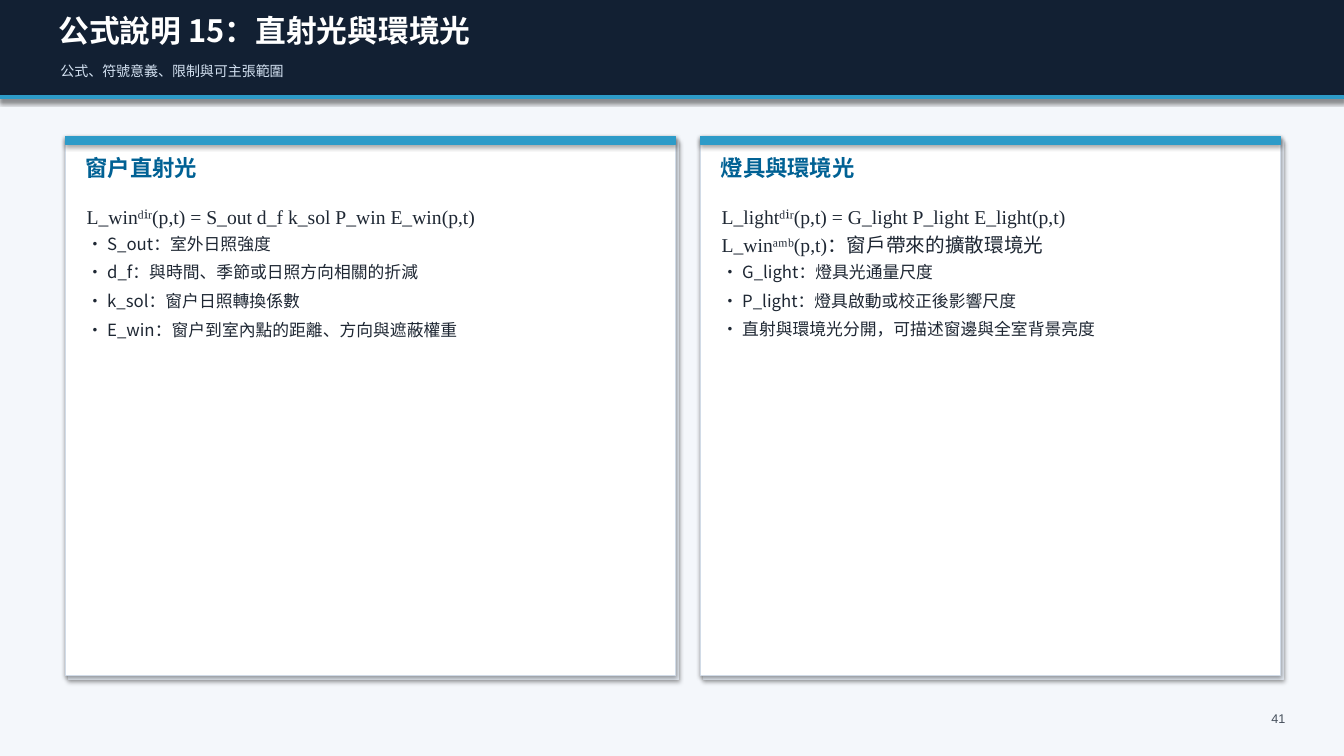
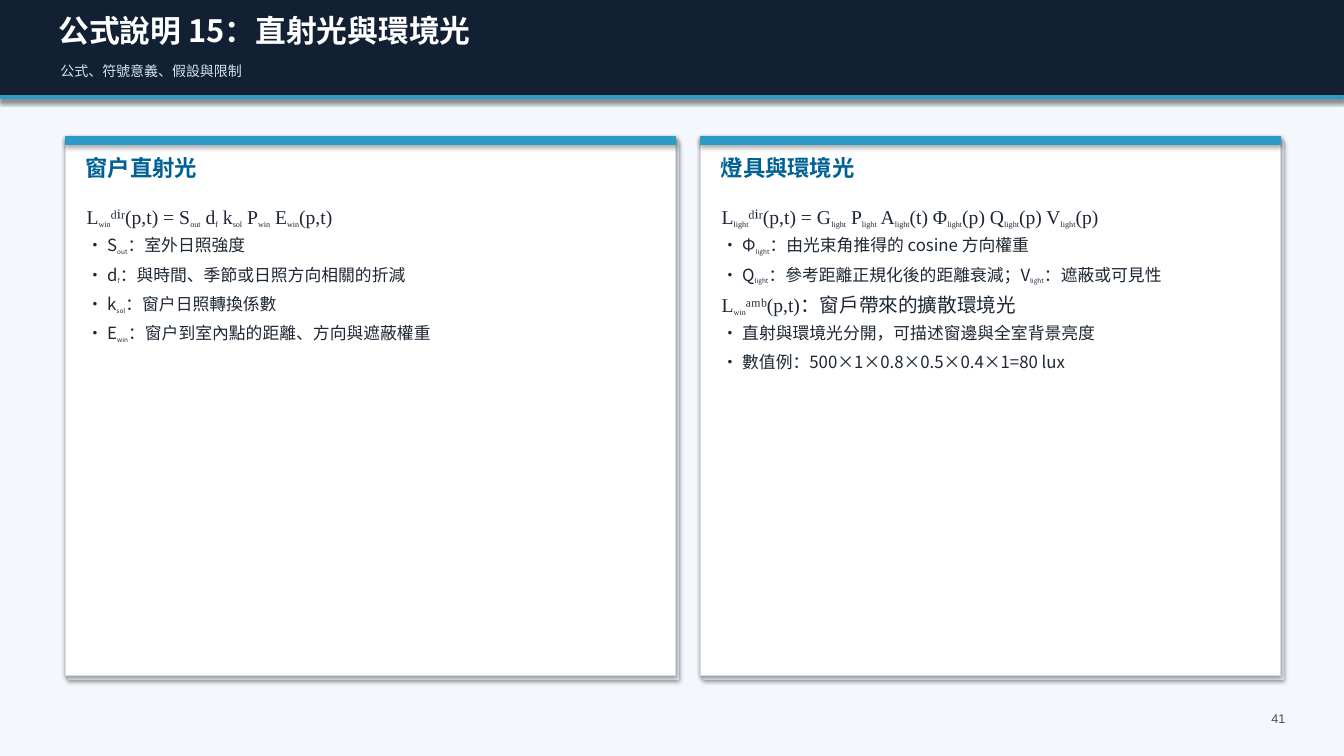
Before and after one commit to Yunitrish006006/A-Spatial-Digital-Twin-Prototype-for-Indoor-Spaces-with-Environmental-Factors, a slide deck: slide 41 of docs/papers/thesis/thesis_presentation_zh_30min.pptx. Drawn at 1344x756 pixels with LibreOffice and Linux fonts; fonts in the diff are those of the drawing. Boxes give left, top, right and bottom in pixels: in the first picture for what was removed or moved away, otherwise in the second. Text is boxed around its words. In the diff, an @@ line names an element or a change of style, - is before the commit and + after.

```diff
--- a/docs/papers/thesis/thesis_presentation_zh_30min.pptx
+++ b/docs/papers/thesis/thesis_presentation_zh_30min.pptx
@@ text at [60,64,241,77]: text changed @@
-公式、符號意義、限制與可主張範圍
+公式、符號意義、假設與限制
@@ text at [120,210,430,341]: text changed @@
-L_winᵈⁱʳ(p,t) = S_out d_f k_sol P_win E_win(p,t)
-• S_out：室外日照強度
-• d_f：與時間、季節或日照方向相關的折減
-• k_sol：窗戶日照轉換係數
-• E_win：窗戶到室內點的距離、方向與遮蔽權重
+Lwinᵈⁱʳ(p,t) = Sout df ksol Pwin Ewin(p,t)
+• Sout：室外日照強度
+• df：與時間、季節或日照方向相關的折減
+• ksol：窗戶日照轉換係數
+• Ewin：窗戶到室內點的距離、方向與遮蔽權重
@@ text at [746,210,1162,317]: text changed @@
-L_lightᵈⁱʳ(p,t) = G_light P_light E_light(p,t)
-L_winᵃᵐᵇ(p,t)：窗戶帶來的擴散環境光
-• G_light：燈具光通量尺度
-• P_light：燈具啟動或校正後影響尺度
+Llightᵈⁱʳ(p,t) = Glight Plight Alight(t) Φlight(p) Qlight(p) Vlight(p)
+• Φlight：由光束角推得的 cosine 方向權重
+• Qlight：參考距離正規化後的距離衰減；Vlight：遮蔽或可見性
+Lwinᵃᵐᵇ(p,t)：窗戶帶來的擴散環境光
@@ text at [742,354,1065,370]: paragraph added @@
+• 數值例：500×1×0.8×0.5×0.4×1=80 lux
```
Also in this commit, not shown: 32 other slides changed, 20 other files.
